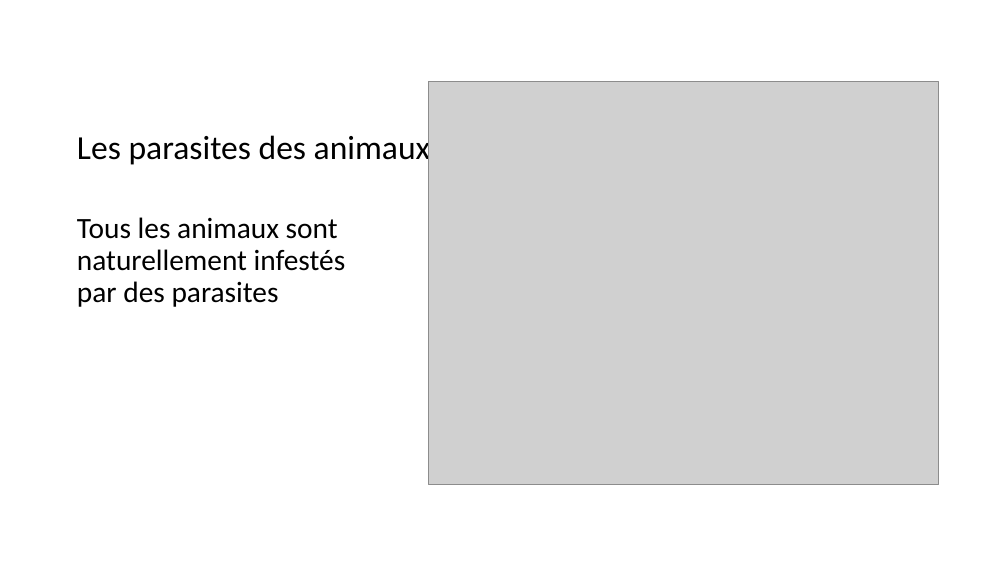
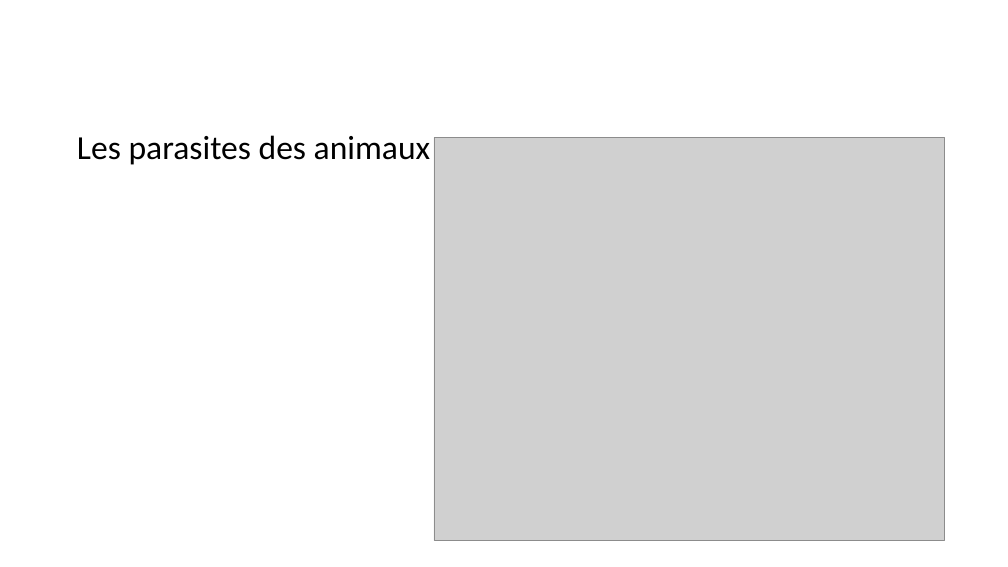
Before and after one commit to michelange2008/parasitlab, a slide deck: slide 2 of storage/app/public/img/resist/Resistance.pptx. Drawn at 1008x567 pixels with LibreOffice and Linux fonts; fonts in the diff are those of the drawing; grey boxes stand for pictures. Boxes give left, top, right and bottom in pixels: in the first picture for what was removed or moved away, otherwise in the second. Text is boxed around its words. In the diff, an @@ line names an element or a change of style, - is before the commit and + after.

```diff
--- a/storage/app/public/img/resist/Resistance.pptx
+++ b/storage/app/public/img/resist/Resistance.pptx
@@ title "Les parasites des animaux" rewrapped from <box>77,131,431,167</box> to <box>77,135,431,165</box> @@
@@ picture: place and size @@
-picture at <box>429,82,939,485</box>
+picture at <box>434,138,944,541</box>
@@ text removed at <box>77,217,346,307</box> @@
-Tous les animaux sont naturellement infestés par des parasites
```
Also in this commit, not shown: 3 other slides changed, 13 slides added, 3 slides removed, 12 other files.
